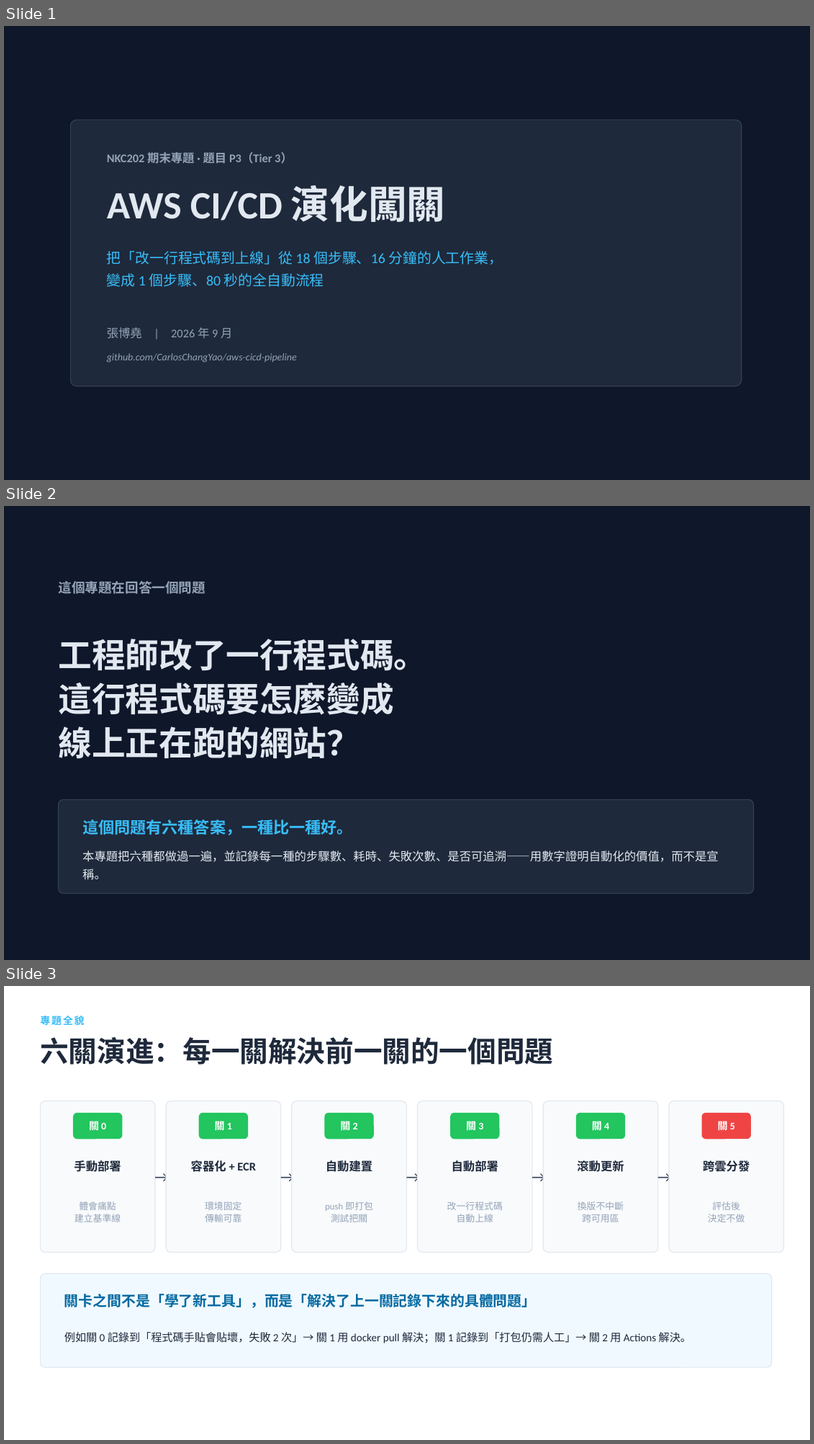
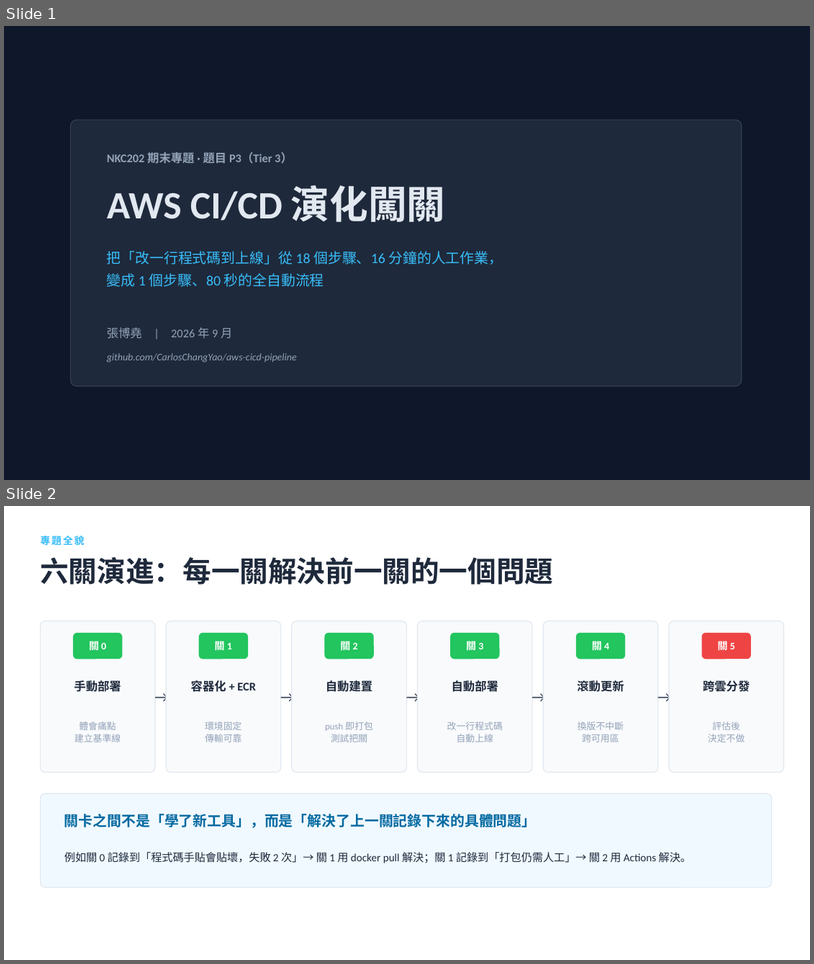
Before and after one commit to CarlosChangYao/aws-cicd-pipeline, a slide deck: 簡報/NKC202_期末專題_驗收簡報.pptx. Shown one above the other, each under a label of ours: slides 1, 2 and 3 before the commit, slides 1 and 2 after it. The pictures are 814x1444 and 814x964 pixels, drawn with LibreOffice and Linux fonts; fonts in the diff are those of the drawing. Boxes give left, top, right and bottom in pixels: in the first picture for what was removed or moved away, otherwise in the second. Text is boxed around its words. In the diff, an @@ line names an element or a change of style, - is before the commit and + after.

```diff
--- a/簡報/NKC202_期末專題_驗收簡報.pptx
+++ b/簡報/NKC202_期末專題_驗收簡報.pptx
@@ slide 2 removed at [4,506,810,960], background #0F172A @@
@@ text removed at [59,581,206,594] @@
-這個專題在回答一個問題
@@ text removed at [59,638,428,759] @@
-工程師改了一行程式碼。
-這行程式碼要怎麼變成
-線上正在跑的網站？
@@ rounded rectangle removed at [59,800,754,893] @@
@@ text removed at [82,819,353,835] @@
-這個問題有六種答案，一種比一種好。
@@ text removed at [82,850,719,880] @@
-本專題把六種都做過一遍，並記錄每一種的步驟數、耗時、失敗次數、是否可追溯——用數字證明自動化的價值，而不是宣稱。
@@ what was slide 3 is now slide 2 @@
```
Also in this commit, not shown: 3 slides added, 3 other slides removed, 3 other files.
